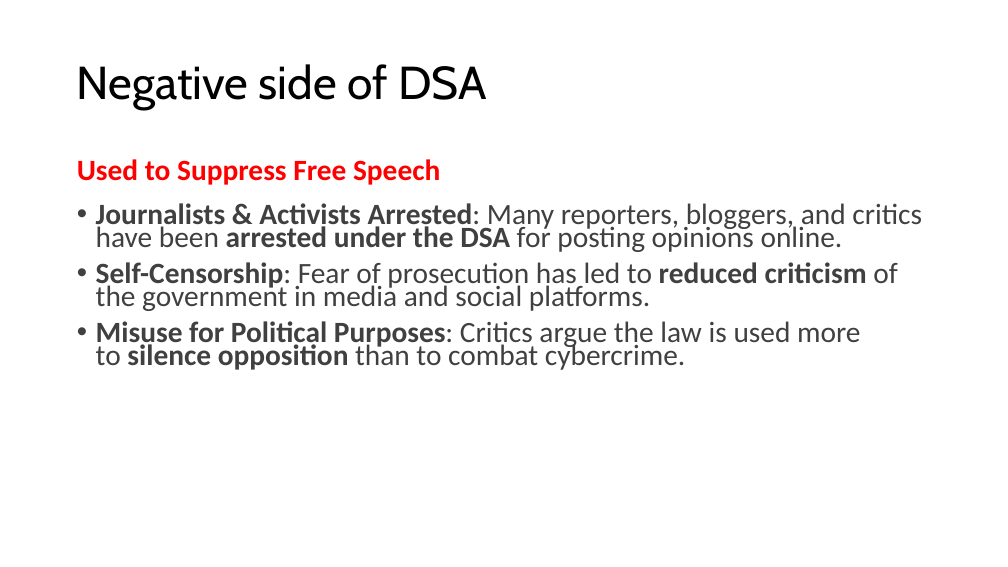
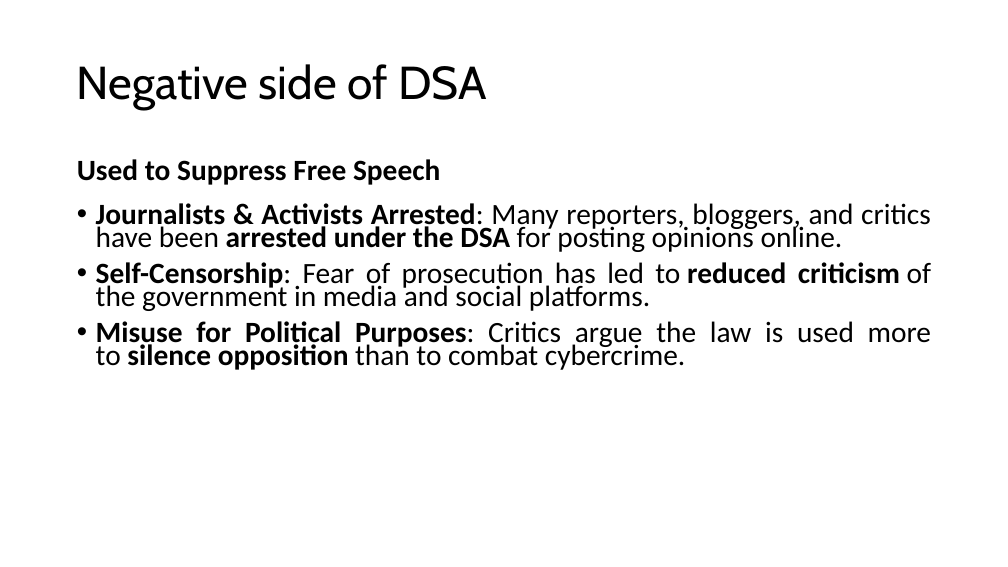
Before and after one commit to shakiliitju/M.Sc-in-ICT, a slide deck: slide 13 of Semester 2/Applied Cyber Security/Lecture/L7.pptx (slide 14 before the commit). Drawn at 1008x567 pixels with LibreOffice and Linux fonts; fonts in the diff are those of the drawing. Boxes give left, top, right and bottom in pixels: in the first picture for what was removed or moved away, otherwise in the second. Text is boxed around its words. In the diff, an @@ line names an element or a change of style, - is before the commit and + after.

```diff
--- a/Semester 2/Applied Cyber Security/Lecture/L7.pptx
+++ b/Semester 2/Applied Cyber Security/Lecture/L7.pptx
@@ text "Used to Suppress Free Speech" at (77, 159, 931, 370): text colour #FF0000 to #000000 in "Used to Suppress Free Speech"; text colour #404040 to #000000; alignment left to justified @@
```
Also in this commit, not shown: 25 other slides changed, 2 slides removed.
